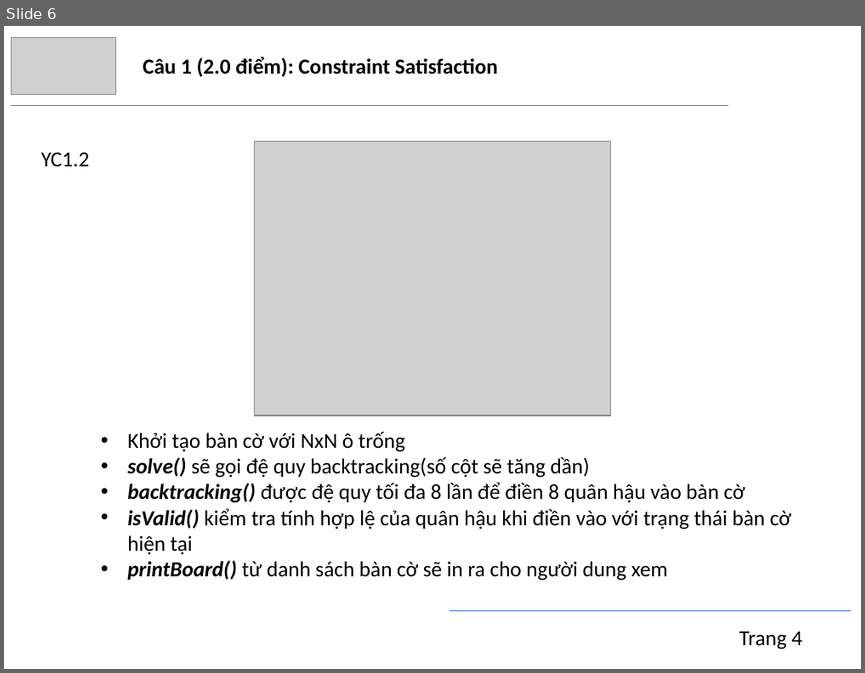
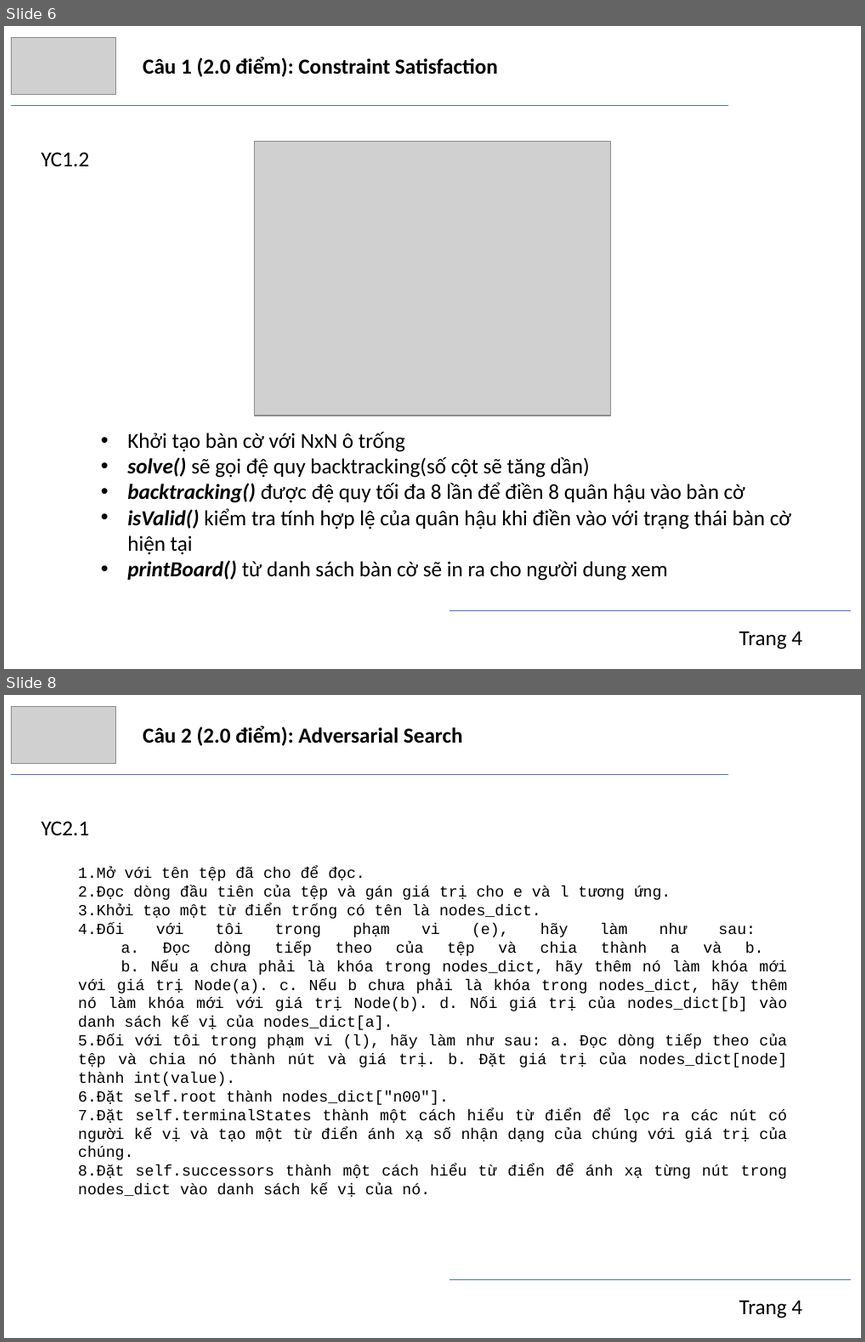
Before and after one commit to trngbro/AI, a slide deck: present/final/presentation.pptx. Shown one above the other, each under a label of ours: slide 6 before the commit, slides 6 and 8 after it; the slides between them are not shown. The pictures are 865x673 and 865x1342 pixels, drawn with LibreOffice and Linux fonts; fonts in the diff are those of the drawing; grey boxes stand for pictures. Boxes give left, top, right and bottom in pixels: in the first picture for what was removed or moved away, otherwise in the second. Text is boxed around its words. In the diff, an @@ line names an element or a change of style, - is before the commit and + after.

Commit message:
final present v1
Chưa chỉnh số trang, chưa cập nhật phân chia công việc

```diff
--- a/present/final/presentation.pptx
+++ b/present/final/presentation.pptx
@@ slide 8 added at (4,695,861,1338), background #FFFFFF @@
@@ picture added at (11,706,115,764) @@
@@ text added at (143,726,463,746), 18 pt, text #000000, bold @@
+Câu 2 (2.0 điểm): Adversarial Search
@@ line added from (11, 775) to (728, 775), #4472C4 0.5 pt @@
@@ text added at (41,821,90,835), 18 pt, text #000000 @@
+YC2.1
@@ text added at (78,868,788,1179), 13 pt, text #000000 @@
+1. Mở với tên tệp đã cho để đọc.
+2. Đọc dòng đầu tiên của tệp và gán giá trị cho e và l tương ứng.
+3. Khởi tạo một từ điển trống có tên là nodes_dict.
+4. Đối với tôi trong phạm vi (e), hãy làm như sau:
+   a. Đọc dòng tiếp theo của tệp và chia thành a và b.
+   b. Nếu a chưa phải là khóa trong nodes_dict, hãy thêm nó làm khóa mới với giá trị Node(a). c. Nếu b chưa phải là khóa trong nodes_dict, hãy thêm nó làm khóa mới với giá trị Node(b). d. Nối giá trị của nodes_dict[b] vào danh sách kế vị của nodes_dict[a].
+5. Đối với tôi trong phạm vi (l), hãy làm như sau: a. Đọc dòng tiếp theo của tệp và chia nó thành nút và giá trị. b. Đặt giá trị của nodes_dict[node] thành int(value).
+6. Đặt self.root thành nodes_dict["n00"].
+7. Đặt self.terminalStates thành một cách hiểu từ điển để lọc ra các nút có người kế vị và tạo một từ điển ánh xạ số nhận dạng của chúng với giá trị của chúng.
+8. Đặt self.successors thành một cách hiểu từ điển để ánh xạ từng nút trong nodes_dict vào danh sách kế vị của nó.
@@ line added from (449, 1279) to (851, 1279), #4472C4 0.5 pt @@
@@ text added at (739,1299,802,1318), 18 pt, text #000000 @@
+Trang 4
```
Also in this commit, not shown: 15 other slides added, 2 other files.
